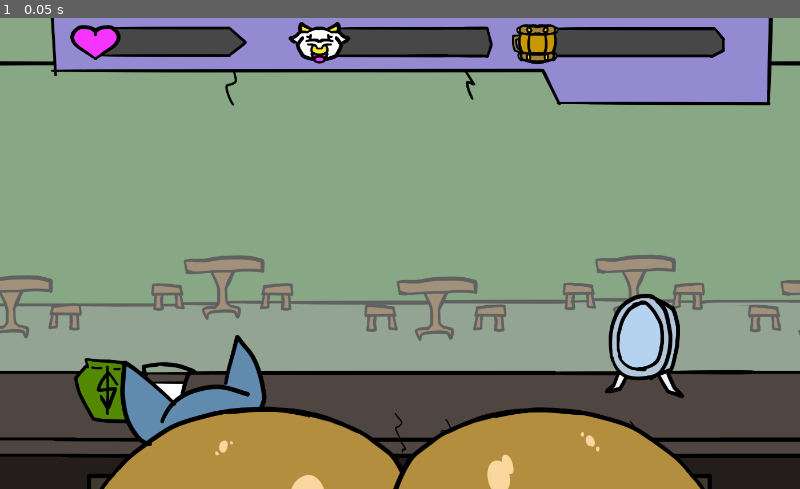
Above: before the commit, frame 1.
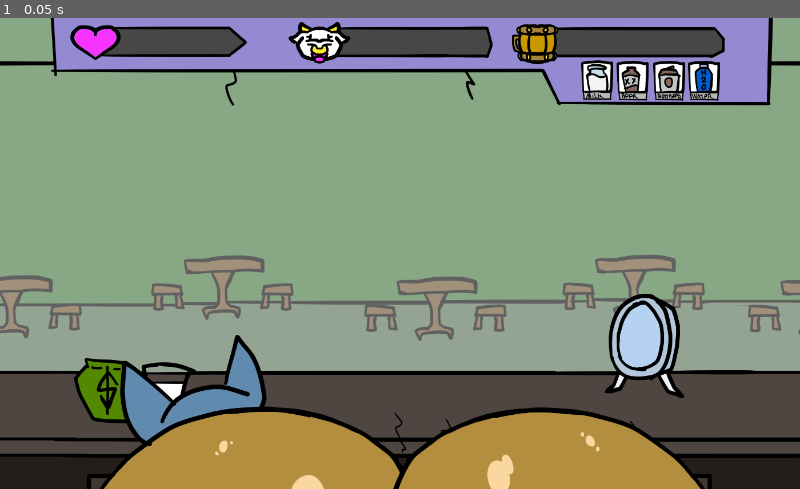
Above: after the commit, the same moment.

Repository: Yellowscar/MilkFloodV1
Game: Godot game, scene res://MainScene.tscn
Same seed, same stepped clock (60 frames per second), same inputs: the game is played once before the commit and once after it.
Inputs:
- Up to frame 1 (0.05 s): no input

The runs differ from the first frame. In frame 1, 1.3% of the frame differs, in the area x 72-90%, y 8-18%.

Commit message:
Added buttons

Diff:
--- a/milk-flood-v-1/ProtoScene.tscn
+++ b/milk-flood-v-1/ProtoScene.tscn
@@ -13,9 +13,13 @@
 [ext_resource type="Texture2D" uid="uid://bpqv8a5cln2yd" path="res://Yellow Resources/Player and UI Sprites/Milk Flood DrinkMug.png" id="10_3xswp"]
 [ext_resource type="Texture2D" uid="uid://co6o5wnlu2ymj" path="res://Yellow Resources/Bar Sprites/D) Milk Flood Stim Bar Border.png" id="10_ftahq"]
 [ext_resource type="Texture2D" uid="uid://cn3v3if440q2e" path="res://Yellow Resources/Bar Sprites/D) Milk Flood Stim Bar Pink.png" id="11_0oloa"]
+[ext_resource type="Texture2D" uid="uid://vcr87vdq2lvv" path="res://Yellow Resources/Player and UI Sprites/C) Beer Button.png" id="11_unc4t"]
+[ext_resource type="Texture2D" uid="uid://buo50b5mv0vfs" path="res://Yellow Resources/Player and UI Sprites/C) Milk Button.png" id="12_e7b80"]
 [ext_resource type="Texture2D" uid="uid://syw5axxf8qdo" path="res://Yellow Resources/Bar Sprites/Milk Flood PlayerMilkBar Grey.png" id="12_gbuyx"]
 [ext_resource type="Texture2D" uid="uid://frb86l0f0nq3" path="res://Yellow Resources/Player and UI Sprites/Heart Icon.png" id="13_hspkb"]
+[ext_resource type="Texture2D" uid="uid://chyl7bwxf0gp6" path="res://Yellow Resources/Player and UI Sprites/C) Rootbeer Button.png" id="13_m88vi"]
 [ext_resource type="Texture2D" uid="uid://cdhu866mc7eku" path="res://Yellow Resources/Bar Sprites/Milk Flood PlayerMilkBar Border.png" id="13_yxmdy"]
+[ext_resource type="Texture2D" uid="uid://btplrpb2xtykv" path="res://Yellow Resources/Player and UI Sprites/C) Water Button.png" id="14_2pgpe"]
 [ext_resource type="Texture2D" uid="uid://r07x8hwtns7c" path="res://Yellow Resources/Bar Sprites/Milk Flood PlayerMilkBar Milk.png" id="14_6bg8d"]
 [ext_resource type="Texture2D" uid="uid://b7hwxrvb1367n" path="res://Yellow Resources/Player and UI Sprites/Cow Icon0001.png" id="17_3xswp"]
 [ext_resource type="Texture2D" uid="uid://dkyi3ttwrmod" path="res://Yellow Resources/Player and UI Sprites/Cow Icon0002.png" id="18_52856"]
@@ -41,6 +45,41 @@
 "speed": 5.0
 }]
 
+[sub_resource type="SpriteFrames" id="SpriteFrames_kvjk3"]
+animations = [{
+"frames": [{
+"duration": 1.0,
+"texture": ExtResource("11_unc4t")
+}],
+"loop": true,
+"name": &"BeerIdle",
+"speed": 5.0
+}, {
+"frames": [{
+"duration": 1.0,
+"texture": ExtResource("12_e7b80")
+}],
+"loop": true,
+"name": &"MilkIdle",
+"speed": 5.0
+}, {
+"frames": [{
+"duration": 1.0,
+"texture": ExtResource("13_m88vi")
+}],
+"loop": true,
+"name": &"RootBeerIdle",
+"speed": 5.0
+}, {
+"frames": [{
+"duration": 1.0,
+"texture": ExtResource("14_2pgpe")
+}],
+"loop": true,
+"name": &"WaterIdle",
+"speed": 5.0
+}]
+
 [sub_resource type="SpriteFrames" id="SpriteFrames_qvqy8"]
 animations = [{
 "frames": [{
@@ -218,9 +257,29 @@
 texture_progress = ExtResource("2_tksw0")
 metadata/_edit_use_anchors_ = true
 
-[node name="Sprite2D" type="AnimatedSprite2D" parent="CanvasLayer/BarManager"]
+[node name="MugIcon" type="AnimatedSprite2D" parent="CanvasLayer/BarManager"]
 position = Vector2(1113.5891, 74.11575)
 sprite_frames = SubResource("SpriteFrames_52856")
+
+[node name="WaterButton" type="AnimatedSprite2D" parent="CanvasLayer/BarManager"]
+position = Vector2(1660.1926, 192.70093)
+sprite_frames = SubResource("SpriteFrames_kvjk3")
+animation = &"WaterIdle"
+
+[node name="RootBeerBar2" type="AnimatedSprite2D" parent="CanvasLayer/BarManager"]
+position = Vector2(1547.1663, 192.70093)
+sprite_frames = SubResource("SpriteFrames_kvjk3")
+animation = &"RootBeerIdle"
+
+[node name="WaterButton3" type="AnimatedSprite2D" parent="CanvasLayer/BarManager"]
+position = Vector2(1428.581, 192.70093)
+sprite_frames = SubResource("SpriteFrames_kvjk3")
+animation = &"BeerIdle"
+
+[node name="WaterButton2" type="AnimatedSprite2D" parent="CanvasLayer/BarManager"]
+position = Vector2(1313.7017, 190.84805)
+sprite_frames = SubResource("SpriteFrames_kvjk3")
+animation = &"MilkIdle"
 
 [node name="Stimbar" type="TextureProgressBar" parent="CanvasLayer/BarManager"]
 offset_left = -297.16626
@@ -232,7 +291,7 @@
 texture_progress = ExtResource("11_0oloa")
 metadata/_edit_use_anchors_ = true
 
-[node name="Sprite2D" type="AnimatedSprite2D" parent="CanvasLayer/BarManager/Stimbar"]
+[node name="HeartIcon" type="AnimatedSprite2D" parent="CanvasLayer/BarManager/Stimbar"]
 position = Vector2(-15.972839, 51.430054)
 scale = Vector2(1.1792191, 0.9182809)
 sprite_frames = SubResource("SpriteFrames_qvqy8")
@@ -248,7 +307,7 @@
 texture_progress = ExtResource("14_6bg8d")
 metadata/_edit_use_anchors_ = true
 
-[node name="AnimatedSprite2D" type="AnimatedSprite2D" parent="CanvasLayer/BarManager/PlayerMilkBar"]
+[node name="CowIcon" type="AnimatedSprite2D" parent="CanvasLayer/BarManager/PlayerMilkBar"]
 position = Vector2(-16.676212, 51.881023)
 sprite_frames = SubResource("SpriteFrames_xnxqh")
 animation = &"Idle"
Not shown: 1 places in milk-flood-v-1/ProtoScene.tscn that only renumber resources
